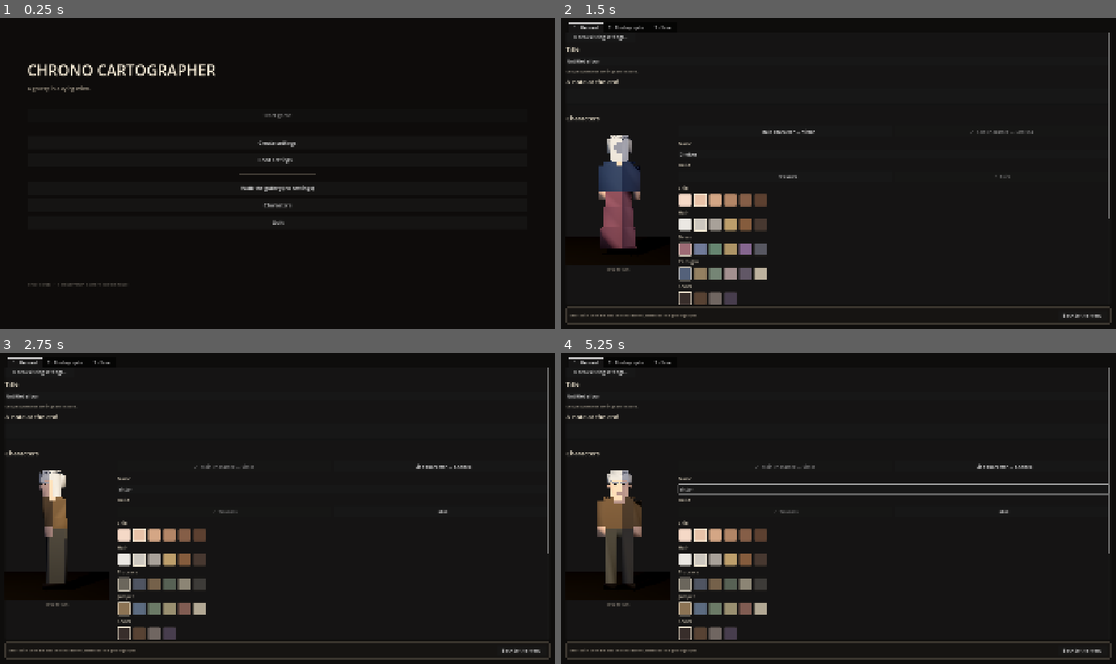
Above: before the commit, frames 1-4 (two rows, left to right).
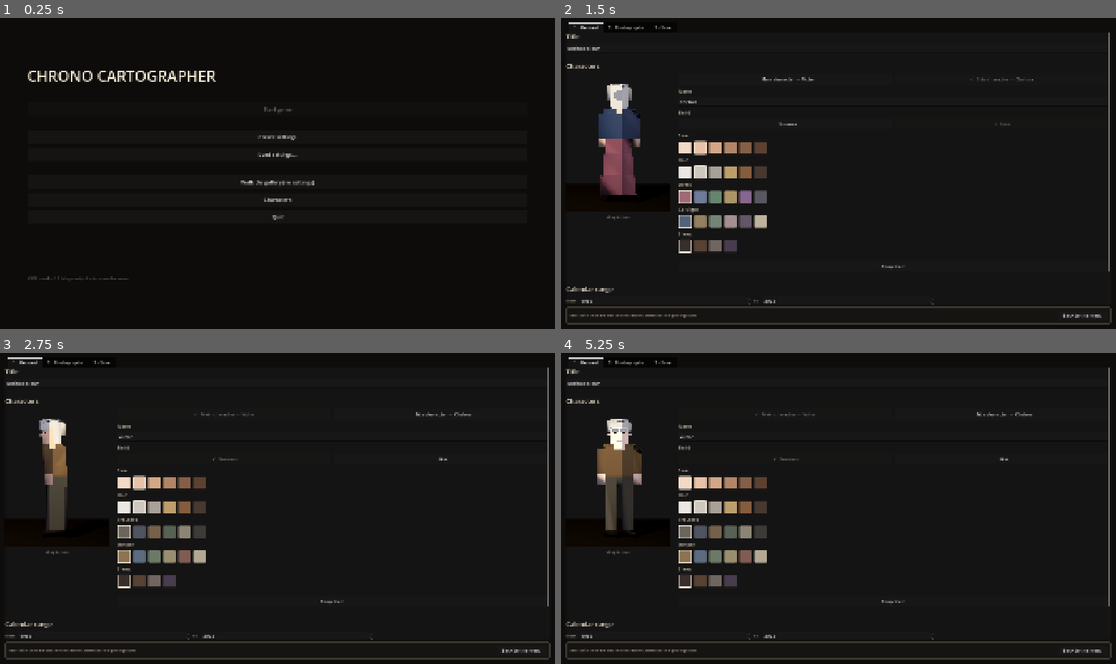
Above: after the commit, the same moments.

Repository: va-rau-jo/cartographer
Game: Godot game, scene res://scenes/menu/main_menu.tscn
The game is run twice, just before and just after one commit, with the same random seed, the same clock (stepped at 60 frames per second) and the same inputs.
Inputs (mouse positions are in pixels of both pictures, inside the frame that each line leads up to):
- Up to frame 1 (0.25 s): no input
- Up to frame 2 (1.5 s): click "Create settings" at 0.5 s; click "Side character — Chelsea" at 1.25 s
- Up to frame 3 (2.75 s): click "Main character — Victor" at 2 s
- Up to frame 4 (5.25 s): click "Skirt" at 2.75 s; click "Trousers" at 3.5 s; click (683, 483) at 4.27 s; tap Enter (ui_accept) at 5 s; move the mouse to (960, 492) at 5.02 s; hold D (move_right) from 5.03 s (still down); hold H (ask_hint) from 5.03 s (still down); click (960, 492) at 5.17 s

The runs differ from the first frame. In frame 1, 2.2% of the frame differs, in the area x 5-57%, y 14-87%; in frame 2, 8.6%; in frame 3, 7.4%; in frame 4, 9.1%, in the area x 0-99%, y 5-93%.

Commit message:
remove UI subtitles

Diff:
--- a/src/editor/editor_screen.gd
+++ b/src/editor/editor_screen.gd
@@ -40,8 +40,6 @@
 
 # --- album-level fields ---
 var _title: LineEdit = null
-var _author_note: TextEdit = null
-var _closing_line: LineEdit = null
 var _tabs: TabContainer = null
 var _cast_editor: CastEditor = null
 var _summary: Label = null
@@ -209,14 +207,6 @@
 	column.size_flags_horizontal = Control.SIZE_EXPAND_FILL
 	scroll.add_child(column)
 
-	var open_row := HBoxContainer.new()
-	open_row.add_theme_constant_override("separation", 8)
-	open_row.add_child(_action("Open existing settings…", _on_open_album, 240))
-	var open_spacer := Control.new()
-	open_spacer.size_flags_horizontal = Control.SIZE_EXPAND_FILL
-	open_row.add_child(open_spacer)
-	column.add_child(open_row)
-
 	column.add_child(_heading("Title"))
 	_title = LineEdit.new()
 	_title.placeholder_text = "For Maggie"
@@ -224,14 +214,6 @@
 		session.album.title = t)
 	column.add_child(_title)
 
-	column.add_child(_small("Shown when the settings are loaded."))
-
-	column.add_child(_heading("A note at the end"))
-	_author_note = _text_area(56)
-	_author_note.text_changed.connect(func() -> void:
-		session.album.author_note = _author_note.text)
-	column.add_child(_author_note)
-
 	column.add_child(_separator())
 	column.add_child(_heading("Characters"))
 
@@ -240,15 +222,6 @@
 	_cast_editor.setup(CastProfile.for_album(session.album))
 	_cast_editor.changed.connect(_on_cast_changed)
 	column.add_child(_cast_editor)
-
-	column.add_child(_separator())
-	column.add_child(_heading("Last line"))
-	_closing_line = LineEdit.new()
-	_closing_line.placeholder_text = "(leave empty for silence)"
-	_closing_line.text_changed.connect(func(t: String) -> void:
-		session.album.closing_line = t)
-	column.add_child(_closing_line)
-	column.add_child(_small("Said just before the hug, by the side character."))
 
 	column.add_child(_separator())
 	column.add_child(_heading("Calendar range"))
@@ -376,7 +349,7 @@
 	column.add_theme_constant_override("separation", 8)
 	box.add_child(column)
 
-	column.add_child(_heading("Your photographs"))
+	column.add_child(_heading("Load photos"))
 
 	_choose_folder = Button.new()
 	_choose_folder.text = "Choose a folder…"
@@ -402,13 +375,9 @@
 	column.add_child(_source_list)
 
 	_add_button = Button.new()
-	_add_button.text = "Hang this one →"
+	_add_button.text = "Select"
 	_add_button.pressed.connect(_on_add)
 	column.add_child(_add_button)
-
-	_source_note_footer = _small("Nothing is copied out of your folder. Only"
-		+ " the ten you choose are read.")
-	column.add_child(_source_note_footer)
 
 	return box
 
@@ -421,8 +390,7 @@
 	column.add_theme_constant_override("separation", 8)
 	box.add_child(column)
 
-	column.add_child(_heading("The wall"))
-	column.add_child(_small("In the order they are walked past."))
+	column.add_child(_heading("Selected Photos"))
 
 	_wall_list = ItemList.new()
 	_wall_list.size_flags_vertical = Control.SIZE_EXPAND_FILL
@@ -465,8 +433,6 @@
 	_detail.add_theme_constant_override("separation", 6)
 	_detail.size_flags_horizontal = Control.SIZE_EXPAND_FILL
 	scroll.add_child(_detail)
-
-	_detail.add_child(_heading("This photograph"))
 
 	# The picture itself, at the top, because "which one is this" is the
 	# question every other field on this panel depends on.
@@ -1138,8 +1104,6 @@
 
 func _read_album_fields() -> void:
 	_title.text = session.album.title
-	_author_note.text = session.album.author_note
-	_closing_line.text = session.album.closing_line
 	_guess_from.set_value_no_signal(float(session.album.guess_year_min))
 	_guess_to.set_value_no_signal(float(session.album.guess_year_max))
 	if _cast_editor != null:
--- a/src/editor/editor_session.gd
+++ b/src/editor/editor_session.gd
@@ -9,11 +9,6 @@
 ## and the packing. That split is what makes the editor testable at all — the
 ## whole pipeline from "here are ten JPEGs" to "here is a .ccalbum" runs
 ## headlessly.
-##
-## The library stays where it is. Nothing is copied out of the source folder;
-## only the ten chosen photographs are decoded, and only their derived WebP
-## assets are held in memory (about 500 KB each, so five megabytes for a full
-## album — see plan §3.1).
 
 signal changed()
 
--- a/src/ui/main_menu.gd
+++ b/src/ui/main_menu.gd
@@ -9,7 +9,6 @@
 ##   menu -> load album -> play -> hospital -> gallery -> ending -> menu
 
 const TITLE := "CHRONO CARTOGRAPHER"
-const SUBTITLE := "A gallery in a dying mind."
 
 var _status: RichTextLabel = null
 var _play_button: Button = null
@@ -55,12 +54,6 @@
 	title.add_theme_font_size_override("font_size", 52)
 	title.add_theme_color_override("font_color", Color(0.94, 0.90, 0.82))
 	column.add_child(title)
-
-	var subtitle := Label.new()
-	subtitle.text = SUBTITLE
-	subtitle.add_theme_font_size_override("font_size", 18)
-	subtitle.add_theme_color_override("font_color", Color(0.62, 0.58, 0.52))
-	column.add_child(subtitle)
 
 	column.add_child(_spacer(28))
 
